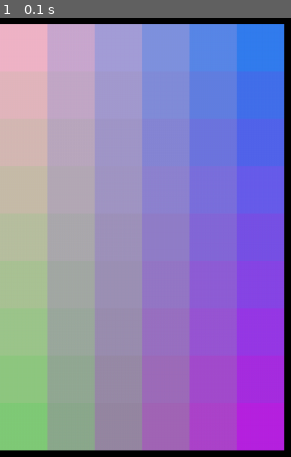
Above: before the commit, frame 1.
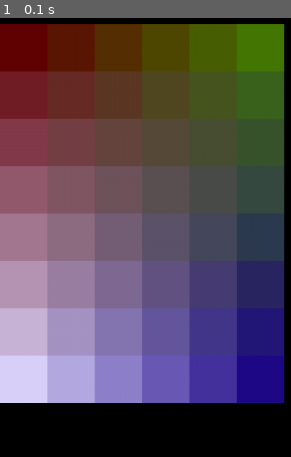
Above: after the commit, the same moment.

Repository: Angelina-ainel/PyGame-Project
Game: pygame game, started from field.py
Two runs of this game, one before a commit and one after it. Both use one fixed random seed, a clock stepped at 60 frames per second and the inputs below.
Inputs:
- Up to frame 1 (0.1 s): no input

The runs differ from the first frame. In frame 1, 95% of the frame differs, in the area x 0-98%, y 1-99%.

Commit message:
pinky promise - now it works correctly

Diff:
--- a/field.py
+++ b/field.py
@@ -39,14 +39,17 @@
 
     def render(self):
         r, c = 0, 0
-        coeff_h_left = (self.left_bottom - self.left_top) // self.height
-        coeff_h_right = (self.right_bottom - self.right_top) // self.height
-        for n in range(self.height * self.width + self.width):
-            coeff_w = ((self.right_top + (coeff_h_right * r)) - (self.left_top + (coeff_h_left * r))) // self.width
+        coeff_h_left = np.trunc((self.left_bottom - self.left_top) / (self.height - 1))
+        coeff_h_right = np.trunc((self.right_bottom - self.right_top) / (self.height - 1))
+        for n in range(self.height * self.width):
+            coeff_w = np.trunc(((self.right_top + (coeff_h_right * r)) -
+                       (self.left_top + (coeff_h_left * r))) / (self.width - 1))
             if c < self.width:
                 if c == 0 and r != 0:
                     c += 1
+
                 color = self.left_top + (coeff_h_left * r) + (coeff_w * c)
+                print(color)
                 Element(r, c, self.top, self.cell_size, color, self.all_elems)
                 c += 1
                 self.colors.append(color)
@@ -58,7 +61,8 @@
         print(len(self.colors))
 
     def make_array(self):
-        np_colors = np.array(self.colors) # нужно разобраться, как конкретно получаются лишние цвета в self.colors
+        np_colors = np.array(self.colors)
+        # нужно разобраться, как конкретно получаются лишние цвета в self.colors
 
     def get_click(self, mouse_pos):
         cell = self.get_cell(mouse_pos)
@@ -78,10 +82,10 @@
 if __name__ == '__main__':
     pg.init()
     screen = pg.display.set_mode((950, 950))
-    lt = np.array((241, 180, 200))
-    rt = np.array((16, 117, 249))
-    lb = np.array((130, 210, 120))
-    rb = np.array((200, 11, 255))
+    lt = np.array((98, 0, 5))
+    rt = np.array((65, 120, 8))
+    lb = np.array((220, 210, 255))
+    rb = np.array((30, 2, 140))
 
     level = Field(6, 8, lt, rt, lb, rb)
     level.set_view(0, 75, 50)
